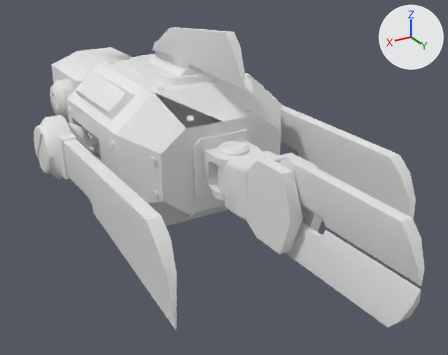
A saved change to the COLLADA model Characters/Char_sharkbot/shark.dae.
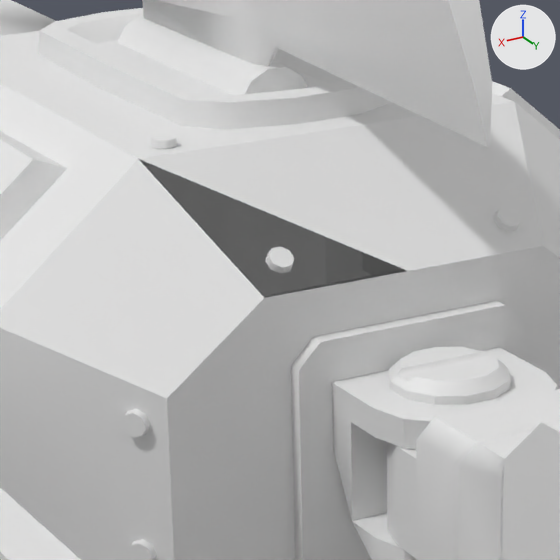
Each version appears first whole from a 50 mm lens placed at (6.69, 14.25, 6.89), pointed at (-0.69, 1.96, 0.75), and next in a close-up on the part from 26% to 59% of the width and 15% to 55% of the height. Lighting does not change. The marker at upper right points along +X, +Y and +Z. Where no turn or scale is listed for an object, it has been applied to the vertices. Vertices at the same position are counted once.

Objects in the first close-up: 'Body.003'.
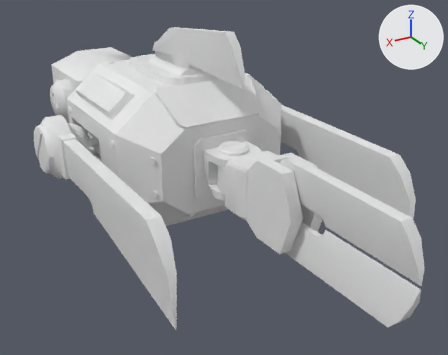
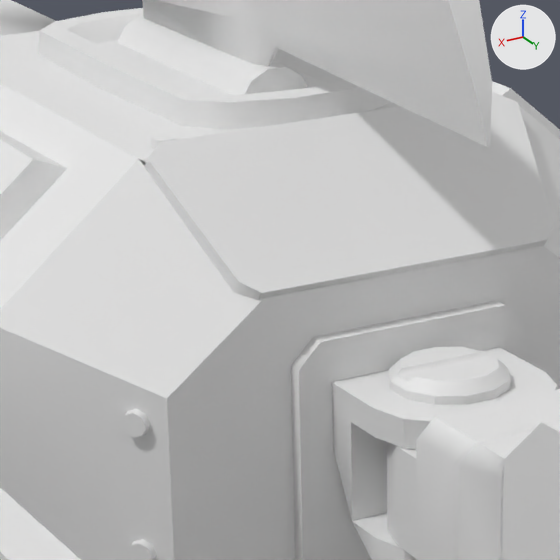
Commit message: Shark model modif

The change in detail:
me_body_003mesh is used by ob_body_003; location (0.0, 0.0, 0.0).
me_body_003mesh had 2362 vertices, 4007 faces and spanned x -3.3..3.3, y -6.9..8.9, z -1.0..4.6.
me_body_003mesh now has 2402 vertices, 4083 faces and spans x -3.3..3.3, y -6.9..8.9, z -1.0..4.6.
me_body_003mesh part 1: a new loose piece of 40 vertices spanning x -1.2..1.2, y 1.9..3.1, z 2.2..3.4, in mat_tapebot_body (its picture is missing).

What differs and where, as boxes (x1, y1, x2, y2) in the close-ups (560 x 560 px):
part 1 of me_body_003mesh, added: after (145, 92, 554, 300)
